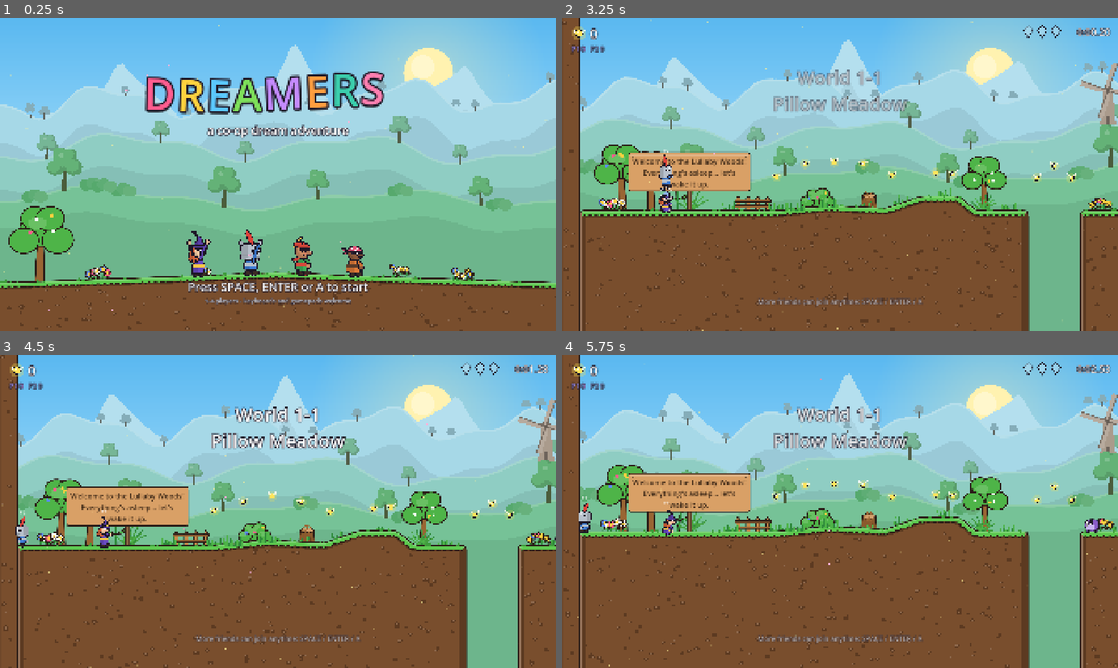
Above: before the commit, frames 1-4 (two rows, left to right).
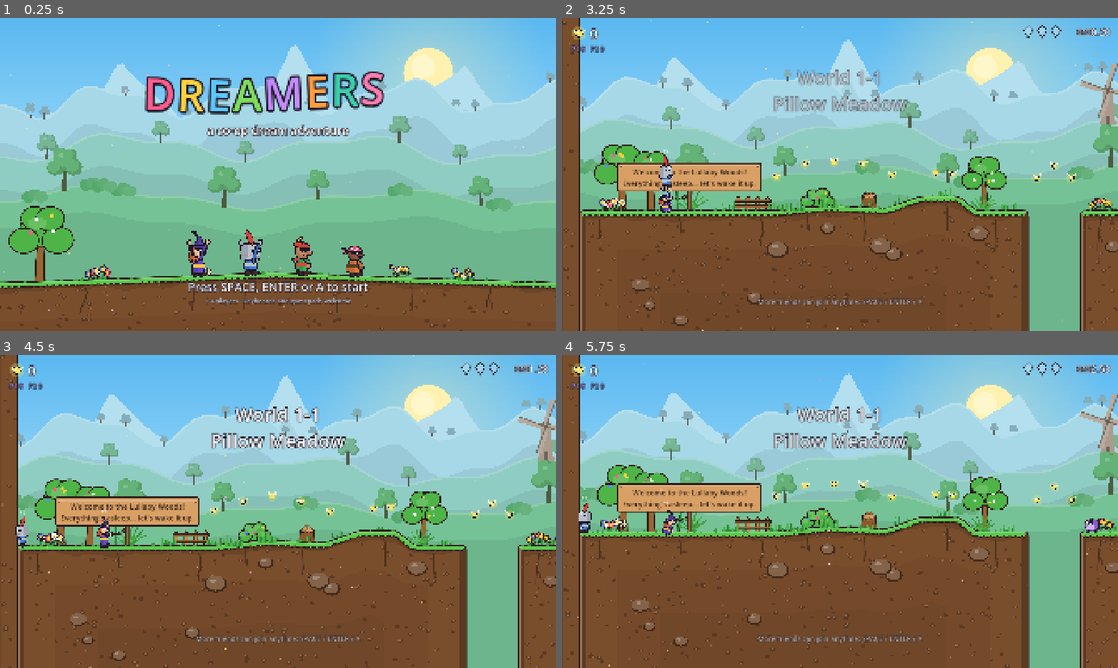
Above: after the commit, the same moments.

Repository: colinduke2-byte/coop-platformer
Game: Godot game, scene res://ui/title.tscn
Two runs of this game, one before a commit and one after it. Both use one fixed random seed, a clock stepped at 60 frames per second and the inputs below.
Inputs (mouse positions are in pixels of both pictures, inside the frame that each line leads up to):
- Up to frame 1 (0.25 s): no input
- Up to frame 2 (3.25 s): tap Space at 0.5, 0.77, 1.07 s; move the mouse to (962, 158) at 0.52 s; hold Right 0.53-1.28 s; tap Shift at 0.6 s; click (962, 158) at 0.67 s; move the mouse to (728, 190) at 1.27 s; hold S 1.28-2.03 s; tap Ctrl at 1.35 s; tap Space (p0_jump) at 1.52, 1.82, 3.02 s; move the mouse to (895, 105) at 2.02 s; hold Right 2.03-2.78 s; tap G at 2.1 s; move the mouse to (812, 237) at 2.77 s; hold W from 2.78 s (still down); tap Enter at 2.85 s; click (812, 237) at 2.92 s
- Up to frame 3 (4.5 s): tap Space (p0_jump) at 3.32, 3.77, 4.07 s; move the mouse to (444, 558) at 3.52 s; release W at 3.53 s; hold Left from 3.53 s (still down); tap Backspace at 3.6 s; move the mouse to (111, 464) at 4.27 s; tap Shift at 4.35 s
- Up to frame 4 (5.75 s): tap Space (p0_jump) at 4.52, 4.82 s; move the mouse to (867, 511) at 5.02 s; release Left at 5.03 s; hold S from 5.03 s (still down); tap Ctrl at 5.1 s; click (867, 511) at 5.17 s

The runs differ from the first frame. In frame 1, 0.4% of the frame differs, in the area x 0-97%, y 80-99%; in frame 2, 3.6%; in frame 3, 3.7%, in the area x 4-100%, y 42-100%; in frame 4, 3.6%.

Commit message:
Richer ground (depth shading, topsoil, roots, buried stones); signs never hide behind checkpoint lanterns; hand-broken sign lines don't re-wrap
Co-Authored-By: Claude Opus 5.5 <noreply@anthropic.com>
Claude-Session: https://claude.ai/code/session_01RZyH36iJEe4btbCSQD3mjg

Diff:
--- a/decor/signpost.gd
+++ b/decor/signpost.gd
@@ -23,6 +23,7 @@
 
 var _label: Label
 var _board_h := 80.0
+var _w := 300.0  ## board width actually used (>= width)
 
 
 func _ready() -> void:
@@ -44,11 +45,15 @@
 	_label.add_theme_color_override(&"font_color", Color("3a2616"))
 	# Measure the wrapped text with the font itself (reliable in editor + game).
 	var font := _label.get_theme_font(&"font")
-	var text_h := font.get_multiline_string_size(text, HORIZONTAL_ALIGNMENT_CENTER, width - 24.0, font_size,
+	# Hand-broken lines ("...\n...") shouldn't wrap again: widen the board to fit the longest.
+	_w = width
+	for line in text.split("\n"):
+		_w = maxf(_w, font.get_string_size(line, HORIZONTAL_ALIGNMENT_LEFT, -1, font_size).x + 34.0)
+	var text_h := font.get_multiline_string_size(text, HORIZONTAL_ALIGNMENT_CENTER, _w - 24.0, font_size,
 			-1, TextServer.BREAK_MANDATORY | TextServer.BREAK_WORD_BOUND).y
 	_board_h = clampf(text_h + 24.0, 56.0, 600.0)
-	_label.size = Vector2(width - 24.0, text_h)
-	_label.position = Vector2(-width * 0.5 + 12.0, -_board_h - 70.0 + 12.0)
+	_label.size = Vector2(_w - 24.0, text_h)
+	_label.position = Vector2(-_w * 0.5 + 12.0, -_board_h - 70.0 + 12.0)
 	queue_redraw()
 
 
@@ -57,15 +62,15 @@
 	var o := th.outline
 	var wood := Color("d9a066")
 	Art.shape(self, Art.rect(Vector2(-7, -80), Vector2(7, 0)), wood.darkened(0.3), o, 3.0)
-	var a := Vector2(-width * 0.5, -_board_h - 70.0)
-	var b := Vector2(width * 0.5, -70.0)
+	var a := Vector2(-_w * 0.5, -_board_h - 70.0)
+	var b := Vector2(_w * 0.5, -70.0)
 	Art.shape(self, Art.rounded_rect(a, b, 8.0), wood, o, 4.0)
-	draw_rect(Rect2(a + Vector2(8, 6), Vector2(width - 16, 5)), wood.lightened(0.2))
+	draw_rect(Rect2(a + Vector2(8, 6), Vector2(_w - 16, 5)), wood.lightened(0.2))
 	for x: float in [a.x + 12, b.x - 12]:
 		draw_circle(Vector2(x, a.y + 14), 3.0, wood.darkened(0.45))
 	if arrow != 0:
 		var d := -1.0 if arrow == 1 else 1.0
-		var tip := Vector2(d * (width * 0.5 + 34.0), -70.0 - _board_h * 0.5)
-		var base_x := d * (width * 0.5 - 4.0)
+		var tip := Vector2(d * (_w * 0.5 + 34.0), -70.0 - _board_h * 0.5)
+		var base_x := d * (_w * 0.5 - 4.0)
 		Art.shape(self, PackedVector2Array([Vector2(base_x, tip.y - 18), Vector2(tip.x - d * 22, tip.y - 18), Vector2(tip.x - d * 22, tip.y - 30),
 				tip, Vector2(tip.x - d * 22, tip.y + 30), Vector2(tip.x - d * 22, tip.y + 18), Vector2(base_x, tip.y + 18)]), th.accent, o, 3.0)
--- a/levels/candy_canopy.tscn
+++ b/levels/candy_canopy.tscn
@@ -343,8 +343,8 @@
 
 [node name="Sign4" type="Node2D" parent="Signs"]
 script = ExtResource("5")
-position = Vector2(5160, 0)
-text = "Soda lake - swim!\n(The current pushes you along.)"
+position = Vector2(4800, 0)
+text = "Soda lake ahead - swim!\n(The current pushes you along.)"
 width = 340
 
 [node name="Deco8" type="Node2D" parent="Decor"]
@@ -437,7 +437,7 @@
 
 [node name="Sign5" type="Node2D" parent="Signs"]
 script = ExtResource("5")
-position = Vector2(8150, 0)
+position = Vector2(8230.75, 0)
 text = "The gate needs a punch...\nbut where's the switch?"
 width = 340
 
@@ -461,7 +461,7 @@
 
 [node name="Sign6" type="Node2D" parent="Signs"]
 script = ExtResource("5")
-position = Vector2(9250, 0)
+position = Vector2(9196.25, 0)
 text = "Uh oh. Is that SYRUP?\nCLIMB!"
 width = 280
 
--- a/levels/demo_level.tscn
+++ b/levels/demo_level.tscn
@@ -307,7 +307,7 @@
 
 [node name="Sign6" type="Node2D" parent="Signs"]
 script = ExtResource("10")
-position = Vector2(4520, 0)
+position = Vector2(4597.75, 0)
 text = "5. Hold DOWN to crawl.\nRunning + DOWN = belly slide!"
 width = 380
 
@@ -437,7 +437,7 @@
 
 [node name="Sign11" type="Node2D" parent="Signs"]
 script = ExtResource("10")
-position = Vector2(8600, -960)
+position = Vector2(8661.25, -960)
 text = "10. Bounce on mushrooms\n(hold JUMP = higher).\nFly into flower rings to SWING,\nJUMP to let go."
 width = 380
 
@@ -508,7 +508,7 @@
 
 [node name="Sign12" type="Node2D" parent="Signs"]
 script = ExtResource("10")
-position = Vector2(10250, -960)
+position = Vector2(10338.25, -960)
 text = "11. PUNCH: tap = jab,\nHOLD = charged punch (breaks iron).\nUP + punch = uppercut"
 width = 380
 
@@ -612,7 +612,7 @@
 
 [node name="Sign14" type="Node2D" parent="Signs"]
 script = ExtResource("10")
-position = Vector2(12000, -960)
+position = Vector2(12013.75, -960)
 text = "GRUMBLET:\nstomp it or punch it."
 width = 300
 
@@ -635,7 +635,7 @@
 
 [node name="Sign16" type="Node2D" parent="Signs"]
 script = ExtResource("10")
-position = Vector2(13150, -960)
+position = Vector2(13234.5, -960)
 text = "SHIELDBUG: hit it from behind,\nstomp it, or CHARGED punch\nthe shield."
 width = 320
 
@@ -667,7 +667,7 @@
 
 [node name="Sign18" type="Node2D" parent="Signs"]
 script = ExtResource("10")
-position = Vector2(13890, -960)
+position = Vector2(13879, -960)
 text = "BONKHORN: dodge the charge -\ndizzy on walls? POUND it!"
 width = 280
 
@@ -696,7 +696,7 @@
 
 [node name="Sign19" type="Node2D" parent="Signs"]
 script = ExtResource("10")
-position = Vector2(14260, -960)
+position = Vector2(14333.75, -960)
 text = "13. PUNCH the switch\nto start the platform"
 width = 260
 
@@ -770,7 +770,7 @@
 
 [node name="Sign21" type="Node2D" parent="Signs"]
 script = ExtResource("10")
-position = Vector2(16250, -960)
+position = Vector2(16304.5, -960)
 text = "15. SWIM: steer anywhere,\nJUMP = stroke,\nJUMP at the surface = leap out"
 width = 360
 
@@ -819,7 +819,7 @@
 
 [node name="Sign22" type="Node2D" parent="Signs"]
 script = ExtResource("10")
-position = Vector2(17500, -960)
+position = Vector2(17554.25, -960)
 text = "16. Climb vines: UP / DOWN,\nJUMP to leap off"
 width = 340
 
@@ -835,7 +835,7 @@
 
 [node name="Sign23" type="Node2D" parent="Signs"]
 script = ExtResource("10")
-position = Vector2(18190, -1560)
+position = Vector2(18261.5, -1560)
 text = "17. Hop in a barrel, JUMP to FIRE!"
 width = 380
 
@@ -876,7 +876,7 @@
 
 [node name="Sign24" type="Node2D" parent="Signs"]
 script = ExtResource("10")
-position = Vector2(19660, -1560)
+position = Vector2(19699.75, -1560)
 text = "18. Slide down slopes:\nDOWN = belly slide. It gets FAST!"
 width = 400
 
@@ -944,7 +944,7 @@
 
 [node name="Sign27" type="Node2D" parent="Signs"]
 script = ExtResource("10")
-position = Vector2(22380, -1260)
+position = Vector2(22444.25, -1260)
 text = "20. Watch out! Spike balls,\ncrushers and spikes."
 width = 360
 
@@ -975,7 +975,7 @@
 
 [node name="Sign28" type="Node2D" parent="Signs"]
 script = ExtResource("10")
-position = Vector2(23560, -1260)
+position = Vector2(23772.5, -1260)
 text = "21. TOYBOX EXTRAS! Grab a BALLOON to float up.\nSteer over the tower, PUNCH to pop it."
 width = 400
 
@@ -1188,7 +1188,7 @@
 
 [node name="Sign35" type="Node2D" parent="Signs"]
 script = ExtResource("10")
-position = Vector2(28200, -1260)
+position = Vector2(28244, -1260)
 text = "Is that mound hollow...?"
 width = 280
 
--- a/levels/glacier_grotto.tscn
+++ b/levels/glacier_grotto.tscn
@@ -231,7 +231,7 @@
 
 [node name="Sign4" type="Node2D" parent="Signs"]
 script = ExtResource("5")
-position = Vector2(4650, 600)
+position = Vector2(4663.25, 600)
 text = "Sprint through!"
 width = 220
 
@@ -265,7 +265,7 @@
 
 [node name="Sign5" type="Node2D" parent="Signs"]
 script = ExtResource("5")
-position = Vector2(5850, 600)
+position = Vector2(6064.25, 600)
 text = "Wall jump up the ice shaft!"
 width = 300
 
@@ -344,7 +344,7 @@
 
 [node name="Sign7" type="Node2D" parent="Signs"]
 script = ExtResource("5")
-position = Vector2(8880, 0)
+position = Vector2(8984.5, 0)
 text = "Shh! The KING is napping...\nJump his shockwaves. Stomp him\nwhen he's dazed!"
 width = 380
 
--- a/levels/sunset_gusts.tscn
+++ b/levels/sunset_gusts.tscn
@@ -182,7 +182,7 @@
 
 [node name="Sign2" type="Node2D" parent="Signs"]
 script = ExtResource("5")
-position = Vector2(2480, 0)
+position = Vector2(2685, 0)
 text = "Stone bridges crumble - keep moving!"
 width = 360
 
@@ -287,7 +287,7 @@
 
 [node name="Sign4" type="Node2D" parent="Signs"]
 script = ExtResource("5")
-position = Vector2(4460, 0)
+position = Vector2(4536.5, 0)
 text = "Cannon canyon!"
 width = 220
 
--- a/levels/w1_1_pillow_meadow.tscn
+++ b/levels/w1_1_pillow_meadow.tscn
@@ -327,7 +327,7 @@
 
 [node name="Sign3" type="Node2D" parent="Signs"]
 script = ExtResource("7")
-position = Vector2(3760, 0)
+position = Vector2(3951.25, 0)
 text = "SHELLBERT: stomp him, then kick\nthe shell into everything!"
 width = 400
 
@@ -445,7 +445,7 @@
 
 [node name="Sign5" type="Node2D" parent="Signs"]
 script = ExtResource("7")
-position = Vector2(5950, -440)
+position = Vector2(6104.75, -440)
 text = "Jump into a DANDELION and float\nacross the valley. (JUMP lets go)"
 width = 400
 
@@ -516,7 +516,7 @@
 seed_value = 89
 
 [node name="Checkpoint3" parent="Checkpoints" instance=ExtResource("13")]
-position = Vector2(7780, -100)
+position = Vector2(7730, -100)
 
 [node name="Diggle1" parent="Enemies" instance=ExtResource("20")]
 position = Vector2(8300, -200)
@@ -531,7 +531,7 @@
 
 [node name="Sign6" type="Node2D" parent="Signs"]
 script = ExtResource("7")
-position = Vector2(7880, -100)
+position = Vector2(8007.75, -100)
 text = "DIGGLE pops up to throw dirt.\nHit him while he's out!"
 width = 380
 
@@ -645,7 +645,7 @@
 
 [node name="Sign8" type="Node2D" parent="Signs"]
 script = ExtResource("7")
-position = Vector2(10560, -200)
+position = Vector2(10698.25, -223.895)
 text = "Nice! The Dream Gate is just ahead."
 width = 360
 
--- a/levels/w1_2_dandelion_drift.tscn
+++ b/levels/w1_2_dandelion_drift.tscn
@@ -159,7 +159,7 @@
 
 [node name="Sign3" type="Node2D" parent="Signs"]
 script = ExtResource("8")
-position = Vector2(2780, -80)
+position = Vector2(3065.5, -80)
 text = "Glide into the updraft (press JUMP\nagain in the air) - or float in on a puff!"
 width = 420
 
@@ -222,7 +222,7 @@
 
 [node name="Sign4" type="Node2D" parent="Signs"]
 script = ExtResource("8")
-position = Vector2(4470, -500)
+position = Vector2(4738.5, -507.845)
 text = "Ride the puffs from island to island.\nLet go (JUMP) over the next dandelion!"
 width = 420
 
@@ -329,7 +329,7 @@
 
 [node name="Sign5" type="Node2D" parent="Signs"]
 script = ExtResource("8")
-position = Vector2(7840, -250)
+position = Vector2(8078, -250)
 text = "GALE VALLEY: grab the last puff\nand let the wind carry you home!"
 width = 400
 
--- a/levels/w1_3_mossy_hollow.tscn
+++ b/levels/w1_3_mossy_hollow.tscn
@@ -162,7 +162,7 @@
 
 [node name="Sign2" type="Node2D" parent="Signs"]
 script = ExtResource("7")
-position = Vector2(1420, 0)
+position = Vector2(1591.75, 0)
 text = "PUFFCAPS puff spores. Wait for a gap,\nor punch them while they snooze."
 width = 400
 
@@ -379,7 +379,7 @@
 
 [node name="Sign5" type="Node2D" parent="Signs"]
 script = ExtResource("7")
-position = Vector2(5380, 0)
+position = Vector2(5548, 0)
 text = "GEYSERS launch you up. Watch the\nstalactites overhead!"
 width = 380
 
@@ -476,7 +476,7 @@
 color = Color(0.75, 0.55, 1, 1)
 
 [node name="Checkpoint4" parent="Checkpoints" instance=ExtResource("11")]
-position = Vector2(6700, -1100)
+position = Vector2(6620, -1100)
 
 [node name="Water1" type="Area2D" parent="Toys"]
 script = ExtResource("21")
@@ -509,9 +509,9 @@
 
 [node name="Sign6" type="Node2D" parent="Signs"]
 script = ExtResource("7")
-position = Vector2(7000, -1100)
-text = "An underground lake. Dive in -\nsomething's glowing at the bottom."
-width = 380
+position = Vector2(6870, -1100)
+text = "Underground lake!\nDive in - something glows."
+width = 300
 
 [node name="Deco15" type="Node2D" parent="Decor"]
 script = ExtResource("8")
--- a/levels/w1_4_bramble_bridges.tscn
+++ b/levels/w1_4_bramble_bridges.tscn
@@ -213,7 +213,7 @@
 
 [node name="Sign3" type="Node2D" parent="Signs"]
 script = ExtResource("8")
-position = Vector2(3560, -60)
+position = Vector2(3712, -60)
 text = "Bounce on the frog... or slam the seesaw\nto fling a friend sky-high!"
 width = 380
 
@@ -277,7 +277,7 @@
 
 [node name="Sign4" type="Node2D" parent="Signs"]
 script = ExtResource("8")
-position = Vector2(5200, -100)
+position = Vector2(5284.75, -100)
 text = "Broken planks! And that spiky log\nswings at head height - DUCK!"
 width = 380
 
@@ -354,7 +354,7 @@
 
 [node name="Sign5" type="Node2D" parent="Signs"]
 script = ExtResource("8")
-position = Vector2(6560, -60)
+position = Vector2(6698.25, -60)
 text = "Climb the vines up the great trunk.\n(Anything inside that hollow?)"
 width = 380
 
--- a/levels/w1_5_millstream_rush.tscn
+++ b/levels/w1_5_millstream_rush.tscn
@@ -306,9 +306,9 @@
 
 [node name="Sign4" type="Node2D" parent="Signs"]
 script = ExtResource("7")
-position = Vector2(5260, 0)
-text = "RAPIDS! The current is strong -\nhop the rocks (or ride the geyser up high)."
-width = 420
+position = Vector2(4680, -560)
+text = "RAPIDS ahead! Hop the rocks\n(or ride the geyser up high)."
+width = 380
 
 [node name="Checkpoint3" parent="Checkpoints" instance=ExtResource("13")]
 position = Vector2(7020, 0)
@@ -356,7 +356,7 @@
 
 [node name="Sign5" type="Node2D" parent="Signs"]
 script = ExtResource("7")
-position = Vector2(6950, 0)
+position = Vector2(7358.5, 1.5673)
 text = "Climb the net beside the falls.\n(Is there something behind the water?)"
 width = 380
 
@@ -407,7 +407,7 @@
 
 [node name="Sign6" type="Node2D" parent="Signs"]
 script = ExtResource("7")
-position = Vector2(7700, -1100)
+position = Vector2(7804.5, -1100)
 text = "The calm upper pond. The dam's\nzipline is the quick way home!"
 width = 380
 
--- a/levels/w1_6_thornwood_keep.tscn
+++ b/levels/w1_6_thornwood_keep.tscn
@@ -172,7 +172,7 @@
 
 [node name="Sign2" type="Node2D" parent="Signs"]
 script = ExtResource("7")
-position = Vector2(1180, -40)
+position = Vector2(1041.75, -40)
 text = "Crumbling stones over the brambles.\nMind the swinging spikes!"
 width = 380
 
@@ -234,7 +234,7 @@
 
 [node name="Sign3" type="Node2D" parent="Signs"]
 script = ExtResource("7")
-position = Vector2(3900, -40)
+position = Vector2(4151.25, -40)
 text = "The tower! Ride the lift, climb\nthe ledges... watch for ghosts."
 width = 380
 
@@ -326,7 +326,7 @@
 
 [node name="Sign4" type="Node2D" parent="Signs"]
 script = ExtResource("7")
-position = Vector2(4900, -1400)
+position = Vector2(5181.75, -1400)
 text = "BARON BRISTLEBACK! Jump his rolls,\nand STOMP him while he's on his back!"
 width = 420
 
--- a/world/terrain.gd
+++ b/world/terrain.gd
@@ -132,6 +132,7 @@
 				y += bh
 				row += 1
 			continue
+		_draw_depth(mp, pts, inner, box, th, rng)
 		# Pebbles inside the core.
 		var n := int(box.get_area() / 2800.0)
 		for i in mini(n, 900):
@@ -141,6 +142,7 @@
 			var r := rng.randf_range(3.0, 7.0)
 			mp.draw_colored_polygon(Art.ellipse(p, r * 1.4, r, 10), th.ground_dark)
 			mp.draw_colored_polygon(Art.ellipse(p + Vector2(-1, -1), r * 0.6, r * 0.4, 8), th.ground.lightened(0.15))
+		_draw_stones(mp, inner, box, th, rng)
 	# A lighter rim just inside the outline: solid ground reads clearly even
 	# against busy or dark backgrounds.
 	for rim in Geometry2D.offset_polygon(pts, -6.0, Geometry2D.JOIN_ROUND):
@@ -168,6 +170,75 @@
 		for run in _up_runs(pts):
 			_draw_lip(mp, run, th, rng)
 	return mp.build()
+
+
+## Earthy depth for the plain (pebbles) pattern: the fill darkens in soft steps
+## the further it is from open air, a band of rich topsoil sits under the grass,
+## roots dangle from it, and big stones are buried here and there.
+func _draw_depth(mp: MeshPainter, pts: PackedVector2Array, inner: PackedVector2Array, box: Rect2,
+		th: LevelTheme, rng: RandomNumberGenerator) -> void:
+	var deep := th.ground_dark
+	for st: Vector2 in [Vector2(110, 0.16), Vector2(260, 0.3), Vector2(460, 0.44), Vector2(720, 0.56)]:
+		for ring in Geometry2D.offset_polygon(inner, -st.x, Geometry2D.JOIN_ROUND):
+			mp.draw_colored_polygon(ring, th.ground.lerp(deep, st.y))
+	# Topsoil under every grassy run: a darker wavy band, clipped to the fill.
+	var soil := th.ground.lerp(deep, 0.45)
+	var roots := deep.darkened(0.15)
+	for run in _up_runs(pts):
+		var total := 0.0
+		for i in run.size() - 1:
+			total += run[i].distance_to(run[i + 1])
+		if total < 40.0:
+			continue
+		var band := PackedVector2Array()
+		var under := PackedVector2Array()
+		var d := 0.0
+		while d <= total + 0.1:
+			var p := _along(run, minf(d, total))
+			band.append(p + Vector2(0, -4))
+			under.append(p + Vector2(0, 30.0 + sin(p.x * 0.045) * 6.0 + sin(p.x * 0.013 + 1.3) * 5.0))
+			d += 24.0
+		under.reverse()
+		band.append_array(under)
+		for piece in Geometry2D.intersect_polygons(band, inner):
+			mp.draw_colored_polygon(piece, soil)
+		# Roots curling down from the topsoil.
+		d = rng.randf_range(60.0, 200.0)
+		while d < total - 30.0:
+			var p := _along(run, d) + Vector2(0, 26)
+			var line := PackedVector2Array([p])
+			var length := rng.randf_range(40.0, 110.0)
+			var bend := rng.randf_range(-1.0, 1.0)
+			for k in range(1, 7):
+				var t := k / 6.0
+				line.append(p + Vector2(sin(t * 3.0 + bend * 2.0) * 10.0 * bend + bend * t * 14.0, t * length))
+			if Geometry2D.is_point_in_polygon(line[line.size() - 1], inner):
+				mp.draw_polyline(line, roots, 4.0)
+				var mid := line[3]
+				mp.draw_polyline(PackedVector2Array([mid, mid + Vector2(6.0 - bend * 16.0, 18.0),
+						mid + Vector2(4.0 - bend * 20.0, 30.0)]), roots, 2.5)
+			d += rng.randf_range(160.0, 380.0)
+
+
+## Big stones buried in the earth (drawn over the pebbles).
+func _draw_stones(mp: MeshPainter, inner: PackedVector2Array, box: Rect2, th: LevelTheme,
+		rng: RandomNumberGenerator) -> void:
+	var deep := th.ground_dark
+	var stone := th.ground.lerp(Color(0.62, 0.6, 0.6), 0.28)
+	for i in mini(int(box.get_area() / 90000.0), 160):
+		var c := Vector2(rng.randf_range(box.position.x, box.end.x), rng.randf_range(box.position.y + 70.0, box.end.y))
+		var r := rng.randf_range(12.0, 26.0)
+		var blob := Art.ellipse(c, r * rng.randf_range(1.1, 1.6), r, 12)
+		var inside := true
+		for q in blob:
+			if not Geometry2D.is_point_in_polygon(q, inner):
+				inside = false
+				break
+		if not inside:
+			continue
+		mp.draw_colored_polygon(Art.ellipse(c + Vector2(0, 3), r * 1.45 + 3.0, r + 3.0, 12), deep.darkened(0.25))
+		mp.draw_colored_polygon(blob, stone)
+		mp.draw_colored_polygon(Art.ellipse(c + Vector2(-r * 0.35, -r * 0.35), r * 0.45, r * 0.25, 8), stone.lightened(0.25))
 
 
 ## Consecutive upward-facing edges, as polylines.
Not shown, changed: .gitignore
Not shown, changed: tools/levelgen/kit.py
Not shown, changed: tools/levelgen/levels/candy.py
Not shown, changed: tools/levelgen/levels/w1_1.py
Not shown, changed: tools/levelgen/levels/w1_3.py
Not shown, changed: tools/levelgen/levels/w1_5.py
